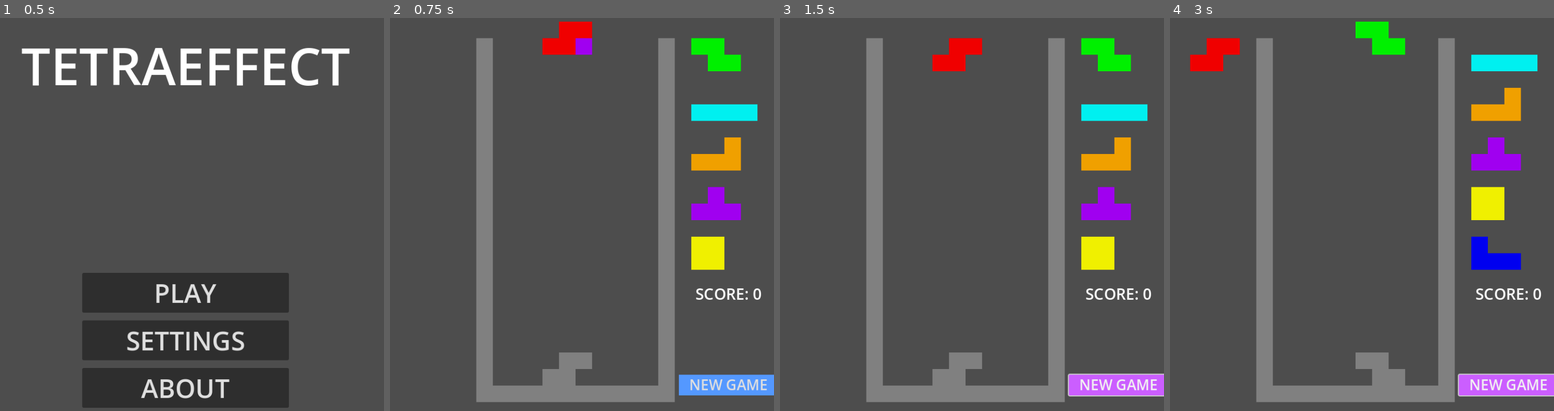
Above: before the commit, frames 1-4 (left to right).
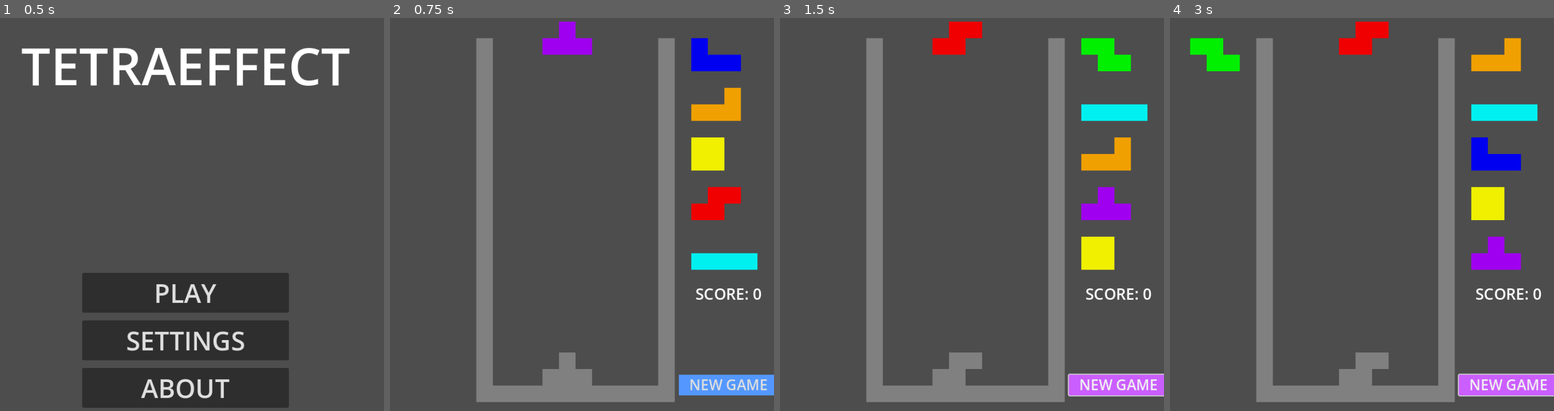
Above: after the commit, the same moments.

Repository: eltonchan1/tetris-elslies-version
Game: Godot game, scene res://tile_map.tscn
The game is run twice, just before and just after one commit, with the same random seed, the same clock (stepped at 60 frames per second) and the same inputs.
Inputs:
- Up to frame 1 (0.5 s): no input
- Up to frame 2 (0.75 s): click "PLAY" at 0.5 s
- Up to frame 3 (1.5 s): click "NEW GAME" at 1.25 s
- Up to frame 4 (3 s): click "NEW GAME" at 2 s; tap Enter at 2.75 s; hold D (right_move) from 2.78 s (still down); tap Shift (hold) at 2.85 s

Frame 1 is identical in both runs. In frame 2, 6.1% of the frame differs, in the area x 39-96%, y 0-94%; in frame 3, 1.1%; in frame 4, 6.7%, in the area x 5-96%, y 0-94%.

Commit message:
mainmenu5

Diff:
--- a/tile_map.gd
+++ b/tile_map.gd
@@ -183,11 +183,13 @@
 	main_menu(false)
 	new_game()
 
+func _on_start_button_pressed() -> void:
+	new_game()
+
 func new_game():
 	print("DEBUG: new_game() START")
 	game_running = false
 	active_piece = []
-	debug_print_board()
 
 	print("DEBUG: Resetting variables")
 	score = 0
@@ -219,8 +221,8 @@
 	print("DEBUG: About to clear board - board_layer is: ", board_layer)
 	if board_layer != null:
 		print("DEBUG: Clearing only playfield area (not walls/floor)")
-		for i in range(-5, 20):
-			for j in range(1, 10):
+		for i in range(-5, 21):
+			for j in range(1, 11):
 				board_layer.erase_cell(Vector2i(j, i))
 		print("DEBUG: Playfield cleared successfully")
 
@@ -231,57 +233,6 @@
 			for j in range(-5, COLS + 20):
 				active_layer.erase_cell(Vector2i(j, i))
 		print("DEBUG: active_layer cleared successfully")
-
-	print("DEBUG: Picking pieces")
-	# Pick current piece
-	piece_type = pick_piece()
-	print("DEBUG: piece_type = ", piece_type)
-	piece_atlas = Vector2i(shapes_full.find(piece_type), 0)
-	print("DEBUG: piece_atlas = ", piece_atlas)
-
-	# Pick 5 next pieces
-	next_pieces.clear()
-	next_pieces_atlas.clear()
-	for i in range(5):
-		var next = pick_piece()
-		next_pieces.append(next)
-		next_pieces_atlas.append(Vector2i(shapes_full.find(next), 0))
-		print("DEBUG: next_pieces[", i, "] = ", next)
-
-	game_running = true
-	print("DEBUG: About to create_piece()")
-	create_piece()
-	print("DEBUG: new_game() COMPLETE")
-	print("DEBUG: new_game() START")
-	game_running = false
-	active_piece = []
-
-	print("DEBUG: Resetting variables")
-	score = 0
-	speed = 1.0
-	steps = [0, 0, 0]
-	lock_delay_timer = 0.0
-	lock_delay_active = false
-	move_reset_count = 0
-	das_left = 0.0
-	das_right = 0.0
-	held_piece = null
-	can_hold = true
-	combo_count = 0
-	last_clear_had_lines = false
-	b2b_count = 0
-	last_clear_was_difficult = false
-	$Game/HUD.get_node("ComboLabel").text = ""
-	$Game/HUD.get_node("B2BLabel").text = ""
-	$Game/HUD.get_node("AllClearLabel").text = ""
-
-	# Reset the 7-bag randomizer
-	shapes = shapes_full.duplicate()
-	shapes.shuffle()
-
-	print("DEBUG: Hiding GameOverLabel")
-	$Game/HUD.get_node("GameOverLabel").hide()
-	$Game/HUD.get_node("ScoreLabel").text = "SCORE: 0"
 
 	print("DEBUG: Picking pieces")
 	# Pick current piece
@@ -797,11 +748,3 @@
 			$Game/HUD.get_node("GameOverLabel").show()
 			game_running = false
 			return
-
-func debug_print_board():
-	print("=== BOARD STATE ===")
-	for row in range(-5, ROWS + 5):
-		for col in range(-5, COLS + 5):
-			var cell = board_layer.get_cell_source_id(Vector2i(col, row))
-			if cell != -1:
-				print("Cell at (", col, ",", row, ") has tile")
--- a/tile_map.tscn
+++ b/tile_map.tscn
@@ -187,4 +187,5 @@
 theme_override_font_sizes/font_size = 50
 text = "ABOUT"
 
+[connection signal="pressed" from="Game/HUD/StartButton" to="." method="_on_start_button_pressed"]
 [connection signal="pressed" from="MainMenu/VBoxContainer/PlayButton" to="." method="_on_play_button_pressed"]
